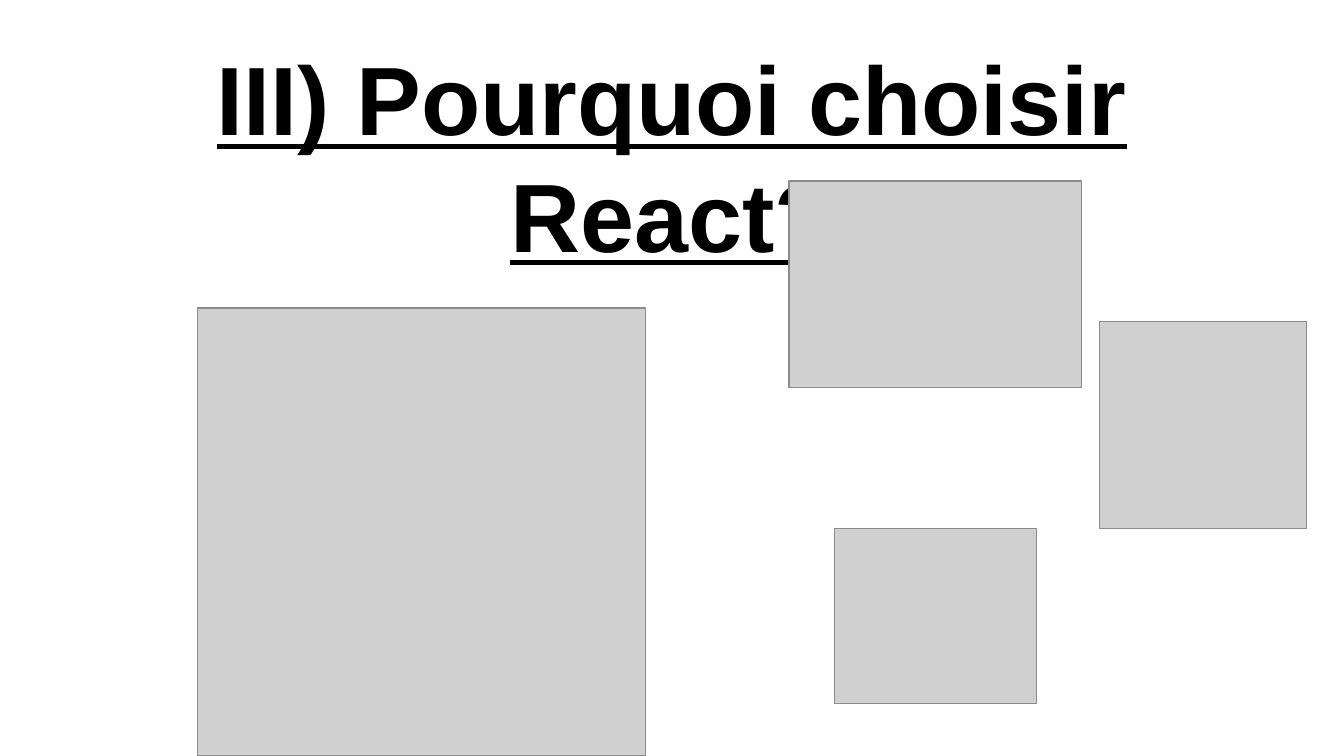
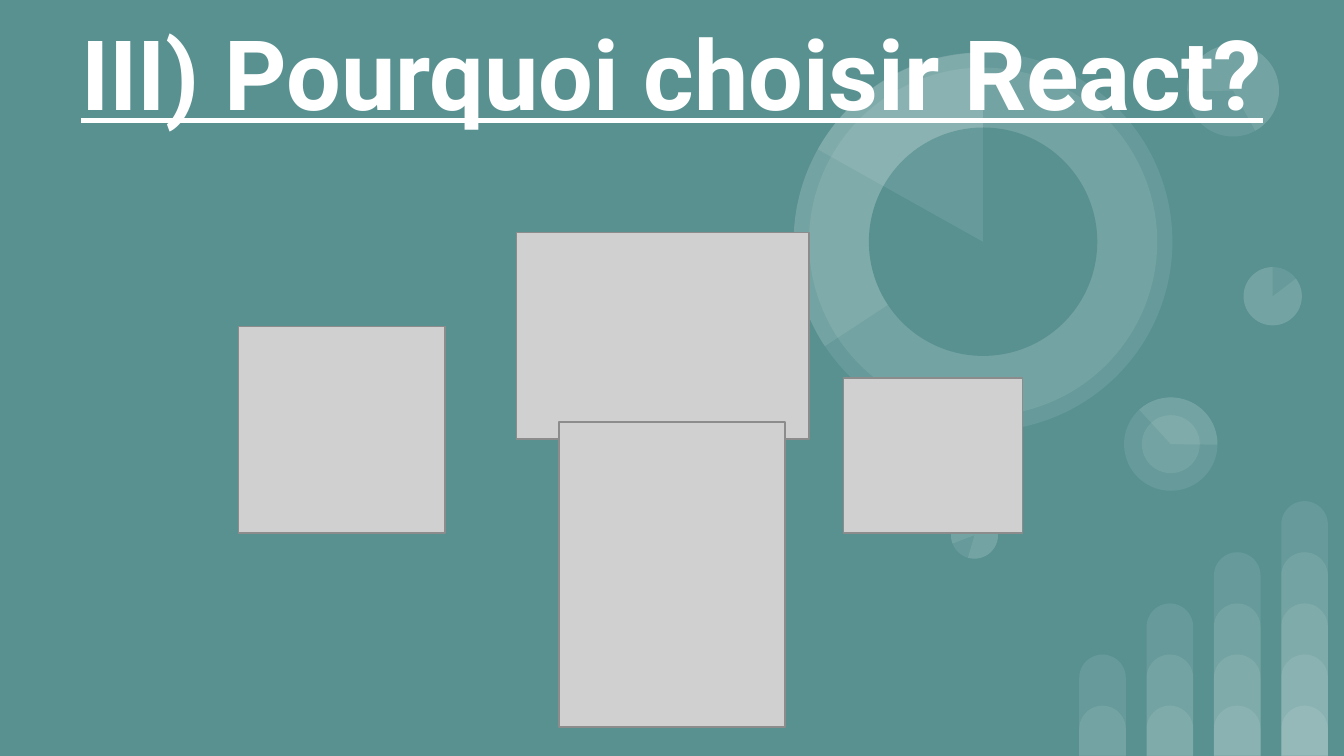
Before and after one commit to FXpel/IFI_React, a slide deck: slide 11 of cours/IFI_React.pptx (slide 8 before the commit). Drawn at 1344x756 pixels with LibreOffice and Linux fonts; fonts in the diff are those of the drawing; grey boxes stand for pictures. Boxes give left, top, right and bottom in pixels: in the first picture for what was removed or moved away, otherwise in the second. Text is boxed around its words. In the diff, an @@ line names an element or a change of style, - is before the commit and + after.

Commit message:
feat(cours react): derniere version du diapo

```diff
--- a/cours/IFI_React.pptx
+++ b/cours/IFI_React.pptx
@@ background #FFFFFF to #599191 @@
@@ title "III) Pourquoi choisir React?": place and size @@
-title "III) Pourquoi choisir React?" at (217,64,1127,269)
+title "III) Pourquoi choisir React?" at (81,33,1262,133)
@@ title "III) Pourquoi choisir React?" at (81,33,1262,133): font Arial to Roboto, text colour #000000 to #FFFFFF @@
@@ picture: place and size @@
-picture at (789,181,1082,388)
+picture at (516,233,809,439)
@@ picture removed at (198,308,645,755) @@
@@ picture: place and size @@
-picture at (1099,321,1306,528)
+picture at (238,327,445,534)
@@ picture: place and size @@
-picture at (835,528,1036,703)
+picture at (844,378,1023,532)
@@ picture added at (559,422,785,727) @@
@@ group added at (741,0,1301,565): 8 ellipses, 6 pie slice (boxed as its full ellipse)s @@
@@ group added at (1079,501,1328,755): 14 round same rects @@
```
Also in this commit, not shown: 7 other slides changed, 7 slides added, 3 slides removed, 1 other file.
